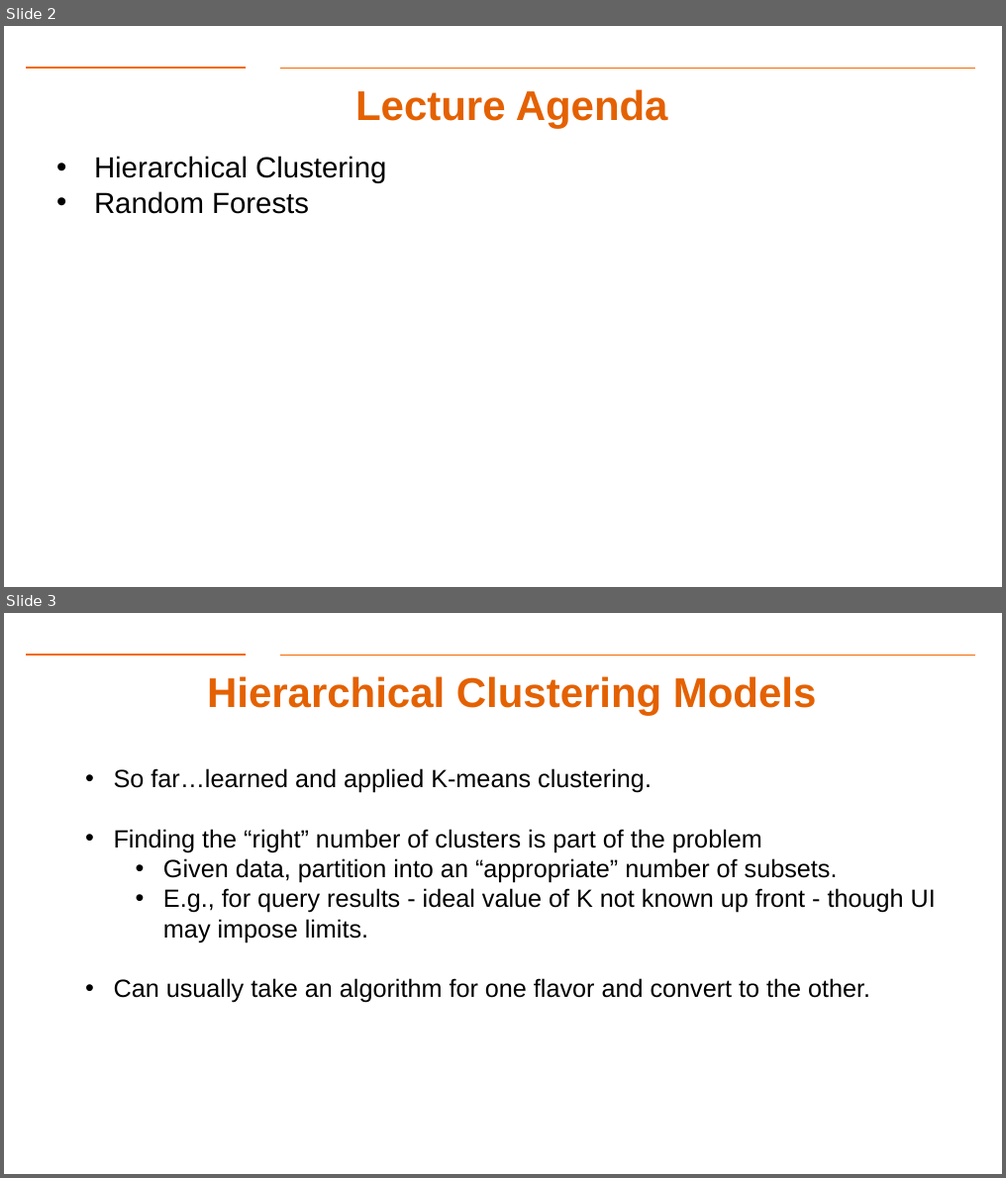
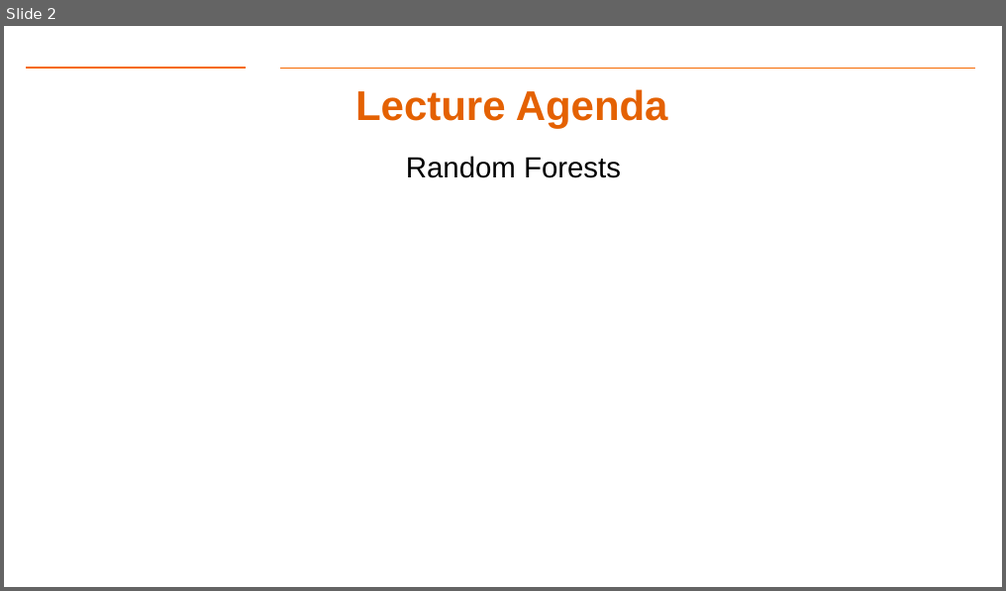
Before and after one commit to gk5951/RIT-DSCI-633-FDS, a slide deck: Syllabus/Lecture11/Lec11.pptx. Shown one above the other, each under a label of ours: slides 2 and 3 before the commit, slide 2 after it. The pictures are 1006x1178 and 1006x591 pixels, drawn with LibreOffice and Linux fonts; fonts in the diff are those of the drawing; background and template pictures are left out. Boxes give left, top, right and bottom in pixels: in the first picture for what was removed or moved away, otherwise in the second. Text is boxed around its words. In the diff, an @@ line names an element or a change of style, - is before the commit and + after.

```diff
--- a/Syllabus/Lecture11/Lec11.pptx
+++ b/Syllabus/Lecture11/Lec11.pptx
@@ slide 3 removed at (x1=4, y1=613, x2=1002, y2=1174), background #FFFFFF; not listed: 2 template elements that a slide beside it also shows @@
@@ title removed at (x1=207, y1=676, x2=817, y2=715) @@
-Hierarchical Clustering Models
@@ text removed at (x1=114, y1=768, x2=936, y2=1003) @@
-• So far…learned and applied K-means clustering.
-• Finding the “right” number of clusters is part of the problem
-  • Given data, partition into an “appropriate” number of subsets.
-  • E.g., for query results - ideal value of K not known up front - though UI may impose limits.
-• Can usually take an algorithm for one flavor and convert to the other.
@@ slide 2 changed as well @@
@@ text "Random Forests" at (x1=406, y1=156, x2=621, y2=178): bullet • to none @@
@@ text at (x1=94, y1=156, x2=386, y2=183): paragraph removed @@
-• Hierarchical Clustering
```
Also in this commit, not shown: 2 other slides changed, 7 slides added, 14 other slides removed, 7 other files.
